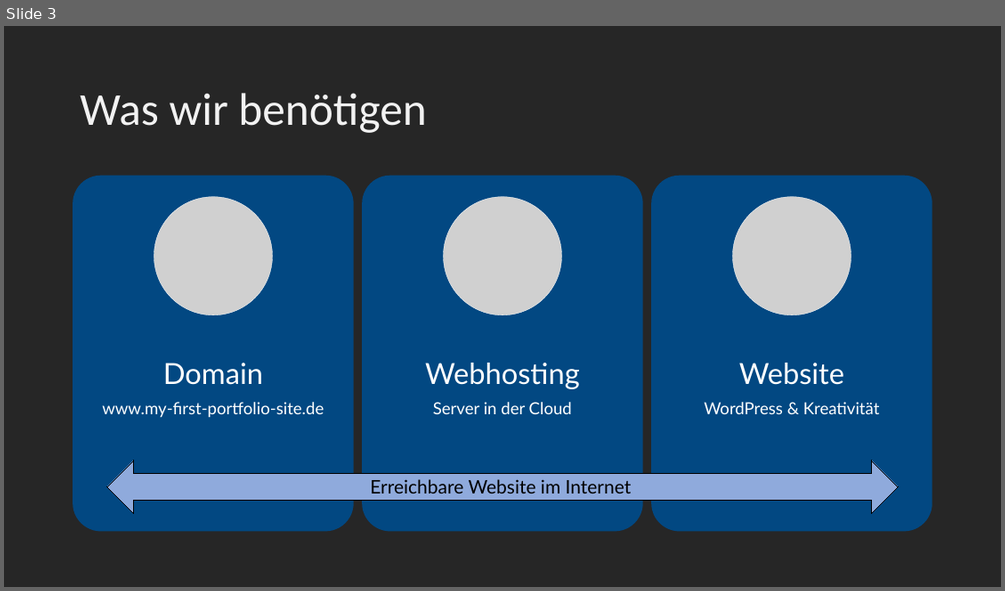
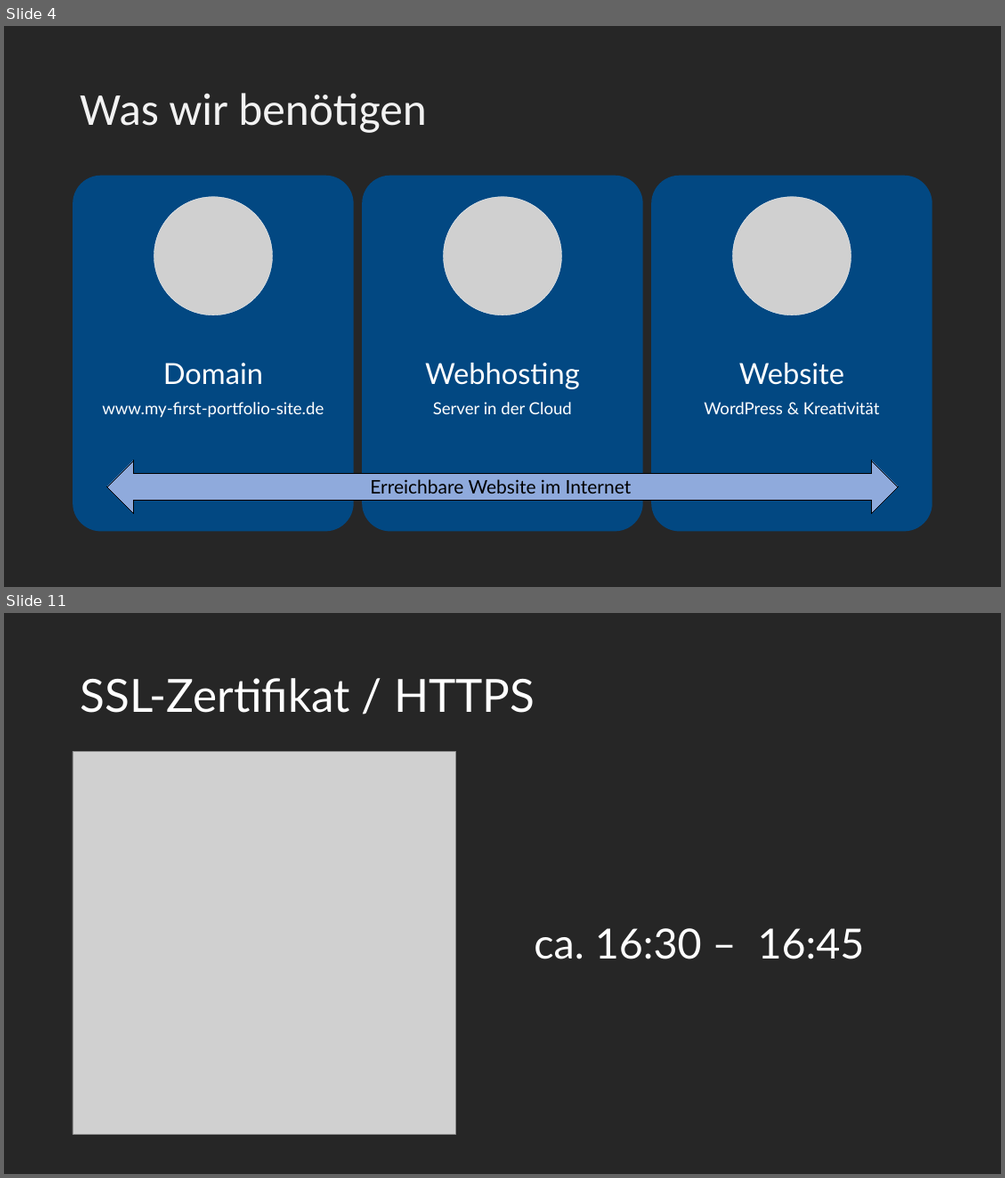
Before and after one commit to maximotus/skill-saturday-wordpress-portfolio-website, a slide deck: wordpress-portfolio-website-presentation.pptx. Shown one above the other, each under a label of ours: slide 3 before the commit, slides 4 and 11 after it; the slides between them are not shown. The pictures are 1005x591 and 1005x1178 pixels, drawn with LibreOffice and Linux fonts; fonts in the diff are those of the drawing; grey boxes stand for pictures. Boxes give left, top, right and bottom in pixels: in the first picture for what was removed or moved away, otherwise in the second. Text is boxed around its words. In the diff, an @@ line names an element or a change of style, - is before the commit and + after.

```diff
--- a/wordpress-portfolio-website-presentation.pptx
+++ b/wordpress-portfolio-website-presentation.pptx
@@ slide 11 added at [4,613,1001,1174], background #262626 @@
@@ title added at [80,678,534,713], 44 pt, text #FFFFFF @@
+SSL-Zertifikat / HTTPS
@@ picture added at [73,751,455,1135] @@
@@ text added at [534,928,865,959], 40 pt, text #FFFFFF @@
+ca. 16:30 – 16:45
@@ what was slide 3 is now slide 4 @@
```
Also in this commit, not shown: 2 slides changed, 6 other slides added.
